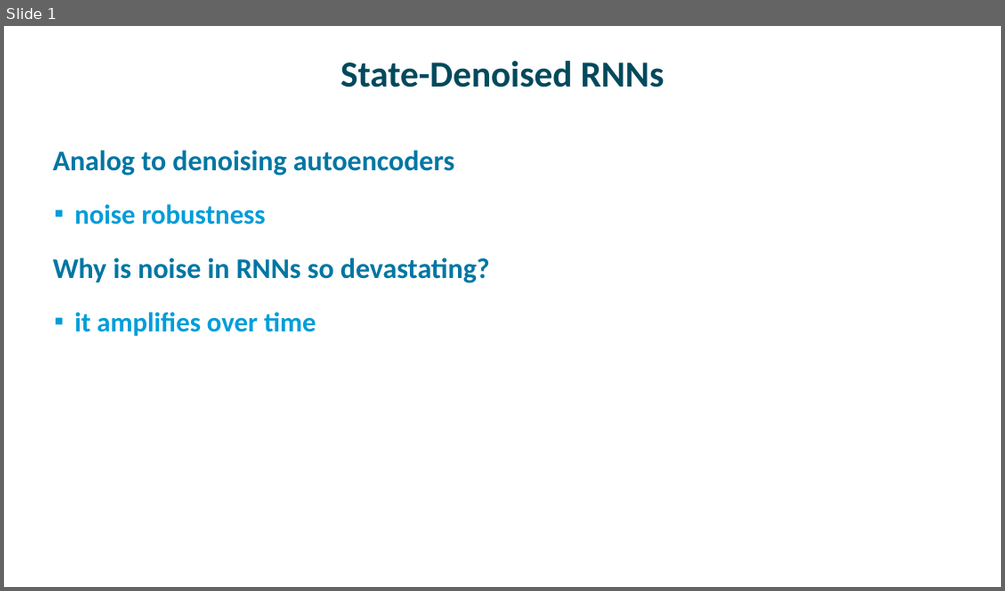
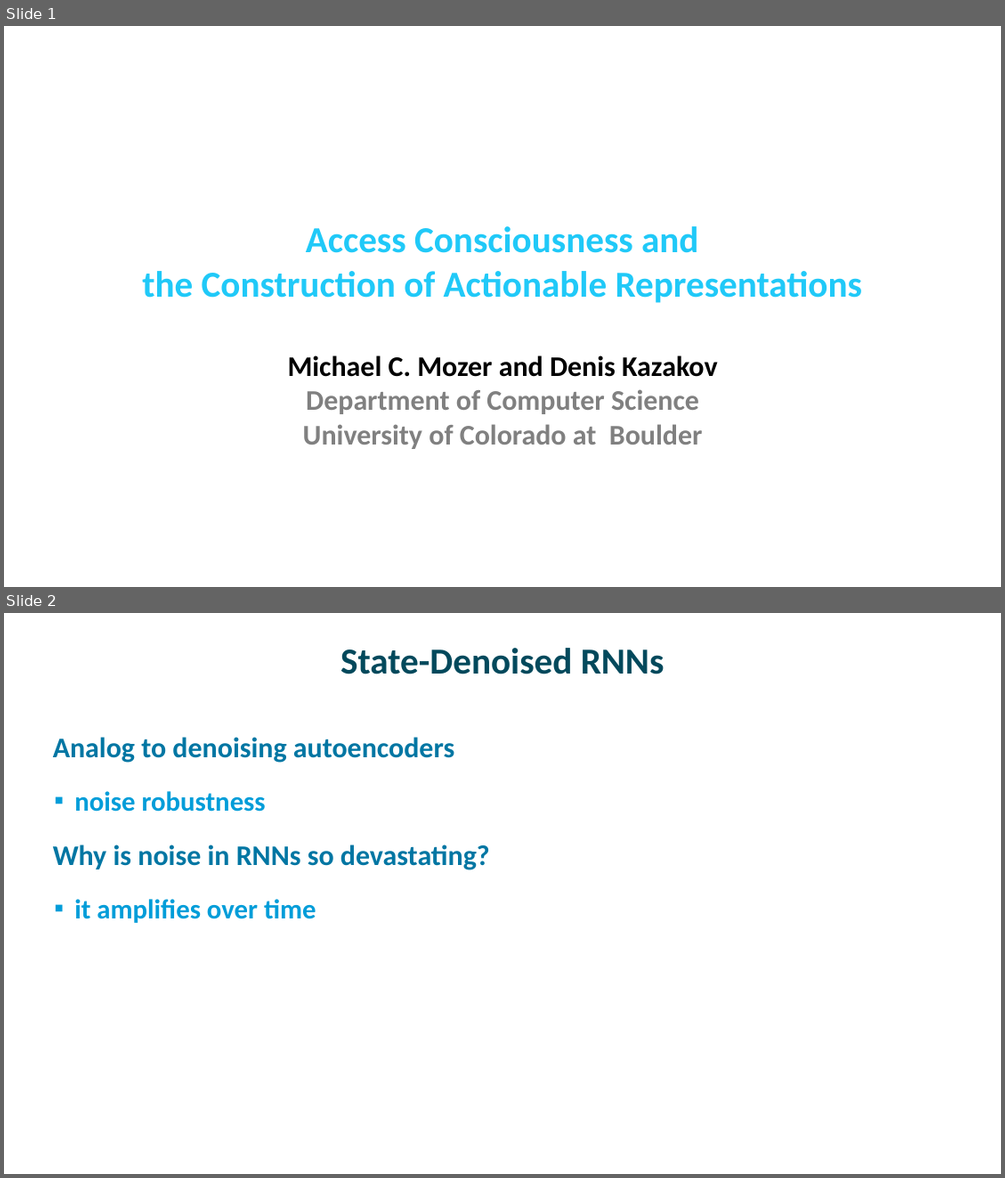
Before and after one commit to mcmozer/State_Denoised_RNN, a slide deck: talks/StateDenoisedRNNs.pptx. Shown one above the other, each under a label of ours: slide 1 before the commit, slides 1 and 2 after it. The pictures are 1005x591 and 1005x1178 pixels, drawn with LibreOffice and Linux fonts; fonts in the diff are those of the drawing. Boxes give left, top, right and bottom in pixels: in the first picture for what was removed or moved away, otherwise in the second. Text is boxed around its words. In the diff, an @@ line names an element or a change of style, - is before the commit and + after.

```diff
--- a/talks/StateDenoisedRNNs.pptx
+++ b/talks/StateDenoisedRNNs.pptx
@@ slide 1 added at (4,26,1001,587), background #FFFFFF @@
@@ title added at (142,226,862,303), 35.3 pt, text #20C9F8, bold @@
+Access Consciousness and
+the Construction of Actionable Representations
@@ subtitle added at (288,355,717,449), 27.4 pt, text #808080, bold @@
+Michael C. Mozer and Denis Kazakov
+Department of Computer Science
+University of Colorado at Boulder
@@ what was slide 1 is now slide 2 @@
```
Also in this commit, not shown: 2 slides changed, 2 other slides added, 10 other files.
